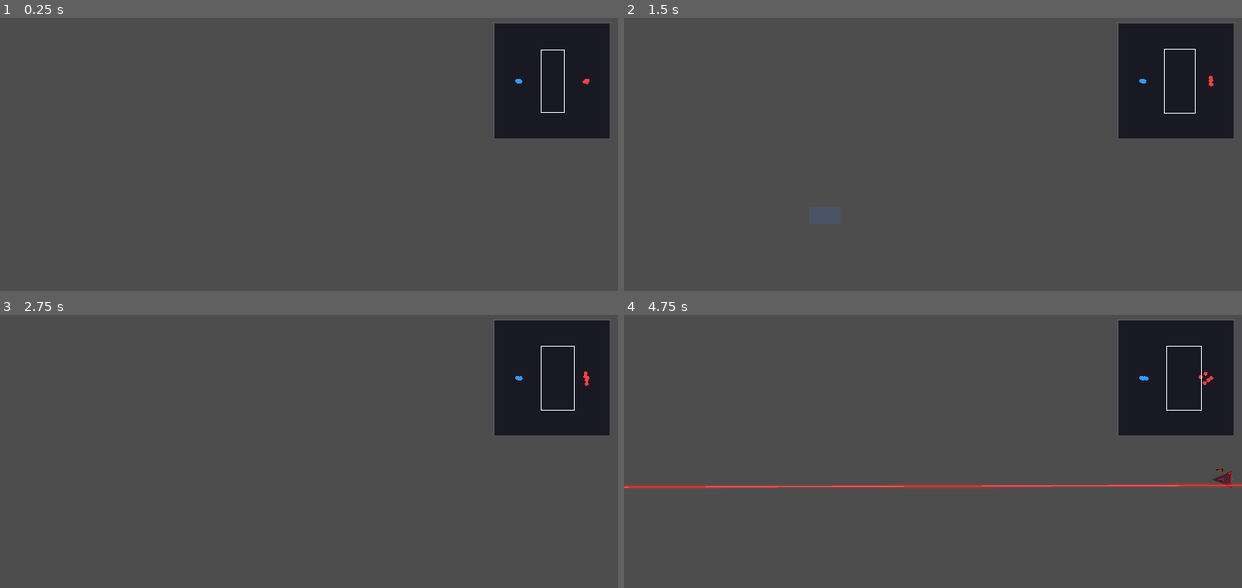
Above: before the commit, frames 1-4 (two rows, left to right).
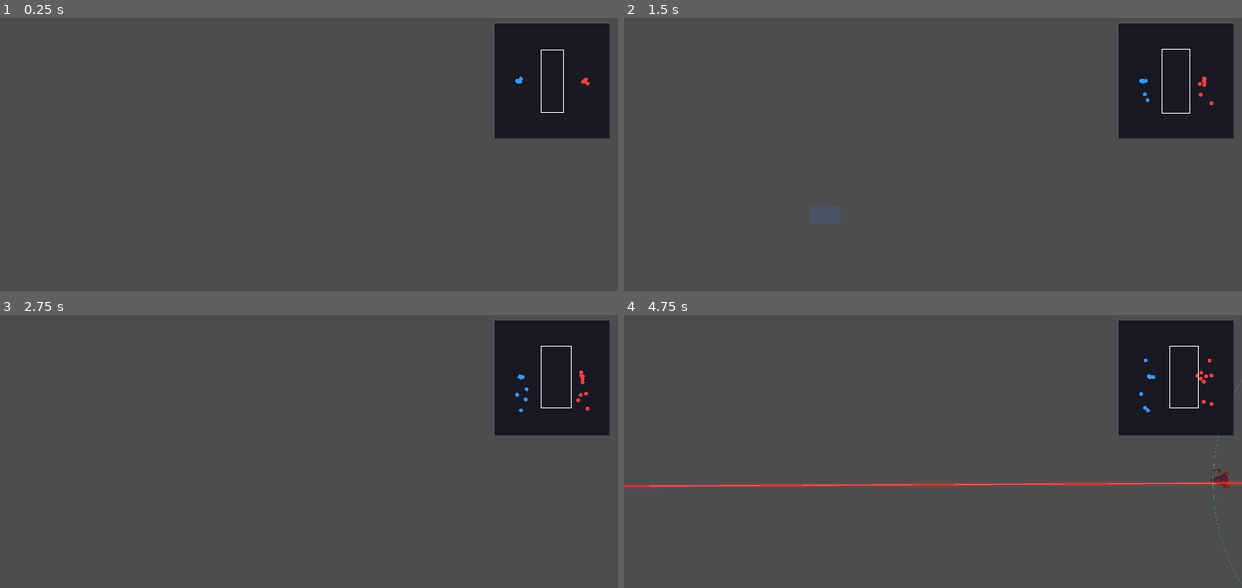
Above: after the commit, the same moments.

Repository: ZhanXuzhao/SpaceRTS
Game: Godot game, scene res://scenes/main.tscn
Two runs of this game, one before a commit and one after it. Both use one fixed random seed, a clock stepped at 60 frames per second and the inputs below.
Inputs (mouse positions are in pixels of both pictures, inside the frame that each line leads up to):
- Up to frame 1 (0.25 s): no input
- Up to frame 2 (1.5 s): tap Enter at 0.5 s; move the mouse to (1068, 170) at 0.52 s; hold W 0.53-1.25 s; tap R at 0.6 s; click (1068, 170) at 0.67 s; drag from (809, 206) to (902, 258) at 1.27 s
- Up to frame 3 (2.75 s): move the mouse to (370, 410) at 2.02 s; hold W from 2.03 s (still down); tap H at 2.1 s
- Up to frame 4 (4.75 s): release W at 2.75 s; drag from (902, 555) to (747, 435) at 2.77 s; move the mouse to (1118, 538) at 3.52 s; hold A 3.53-4.25 s; tap Z at 3.6 s; drag from (747, 435) to (840, 399) at 4.27 s

The runs differ from the first frame. In frame 1, less than 0.1% of the frame differs, in the area x 84-96%, y 11-35%; in frame 2, 0.2%; in frame 3, 0.2%; in frame 4, 2.3%, in the area x 0-100%, y 11-99%.

Commit message:
feat: 战列舰无人机仓(10架/同时控制4架)

Diff:
--- a/scripts/hud.gd
+++ b/scripts/hud.gd
@@ -69,6 +69,12 @@
 	# 武器（带数量）
 	font.draw_string(get_canvas_item(), Vector2(info_x, hull_bar_y + bar_h + 12),
 		"武器: " + _get_weapon_summary(unit), HORIZONTAL_ALIGNMENT_LEFT, -1, 12, Color.WHITE)
+
+	# 无人机仓（战列舰）
+	if unit.class_type == Unit.ShipClass.BATTLESHIP:
+		font.draw_string(get_canvas_item(), Vector2(info_x, hull_bar_y + bar_h + 28),
+			"无人机仓: " + str(unit._drone_bay) + " 舱内 | " + str(unit._deployed_drones.size()) + "/" + str(unit._max_deployed_drones) + " 舱外",
+			HORIZONTAL_ALIGNMENT_LEFT, -1, 11, Color(0.6, 0.8, 1.0))
 
 	# ---- 右下角：技能按钮（仅友方） ----
 	if unit.team != Unit.Team.BLUE:
--- a/scripts/unit.gd
+++ b/scripts/unit.gd
@@ -106,6 +106,12 @@
 var _orbit_direction: float = 1.0
 var _orbit_radius: float = -1.0  # >=0 时覆盖默认半径
 
+# ----- 无人机仓（战列舰专属）-----
+var _drone_bay: int = 10
+var _deployed_drones: Array[Unit] = []
+var _max_deployed_drones: int = 4
+var _drone_launch_timer: float = 0.0
+
 @onready var collision_shape: CollisionShape2D = $CollisionShape2D
 @onready var _sprite: Sprite2D = $Sprite2D
 
@@ -167,6 +173,7 @@
 	_update_chase()
 	_update_pd(delta)
 	_update_orbit(delta)
+	_update_drones(delta)
 	_update_movement(delta)
 	queue_redraw()
 
@@ -342,6 +349,40 @@
 		queue_redraw()
 	elif _is_orbit:
 		_is_orbit = false
+
+
+func _update_drones(delta: float) -> void:
+	if class_type != ShipClass.BATTLESHIP or _drone_bay <= 0:
+		return
+	# 清理已死无人机
+	_deployed_drones = _deployed_drones.filter(func(u): return is_instance_valid(u) and u.hull > 0)
+	# 发射新无人机
+	if _deployed_drones.size() < _max_deployed_drones:
+		_drone_launch_timer -= delta
+		if _drone_launch_timer <= 0:
+			_launch_drone()
+			_drone_launch_timer = 0.5
+
+
+func _launch_drone() -> void:
+	var drone_scene = load("res://scenes/unit.tscn")
+	var d: Unit = drone_scene.instantiate()
+	d.class_type = ShipClass.DRONE
+	d.team = team
+	d.unit_color = unit_color
+	d._all_units = _all_units
+	# 从母舰前方弹出
+	var spawn_dir = Vector2.RIGHT.rotated(_sprite.rotation)
+	d.global_position = global_position + spawn_dir * 50.0 * _size_mult
+	get_parent().add_child(d)
+	_all_units.append(d)
+	# 随机分配武器
+	for i in range(d.slot_count):
+		d._slot_weapons[i] = Weapon.create_random()
+	# 环绕母舰
+	d.orbit_target(self)
+	_deployed_drones.append(d)
+	_drone_bay -= 1
 
 
 func _update_movement(delta: float) -> void:
